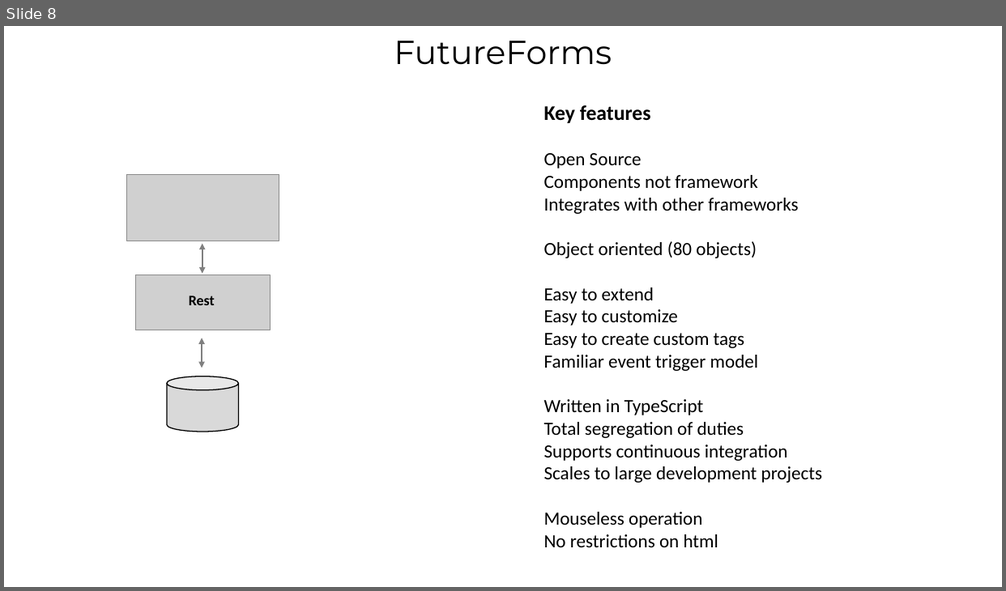
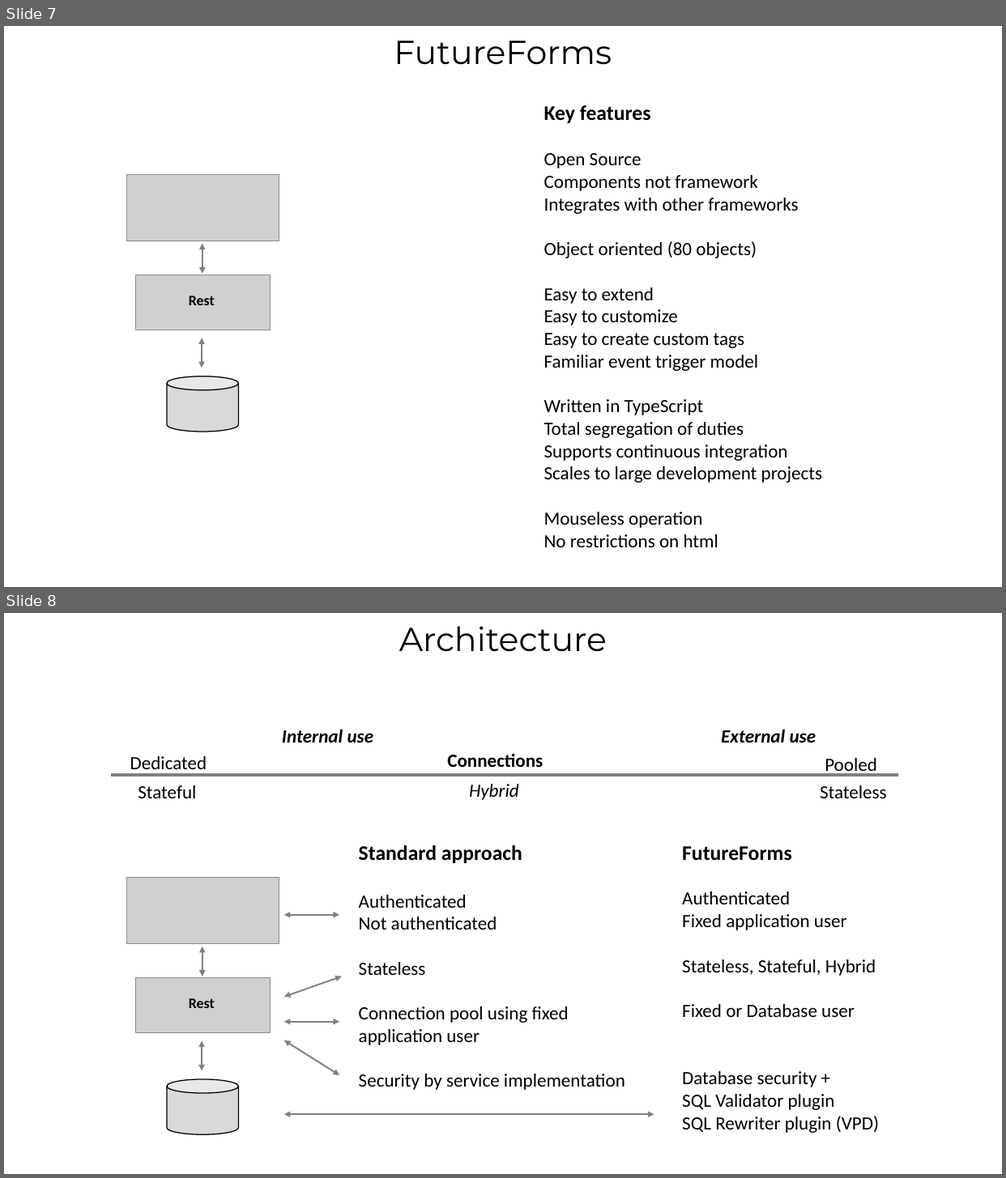
Before and after one commit to ahoeffner/forms42test, a slide deck: Trottinhg.pptx. Shown one above the other, each under a label of ours: slide 8 before the commit, slides 7 and 8 after it. The pictures are 1006x591 and 1006x1178 pixels, drawn with LibreOffice and Linux fonts; fonts in the diff are those of the drawing; grey boxes stand for pictures. Boxes give left, top, right and bottom in pixels: in the first picture for what was removed or moved away, otherwise in the second. Text is boxed around its words. In the diff, an @@ line names an element or a change of style, - is before the commit and + after.

```diff
--- a/Trottinhg.pptx
+++ b/Trottinhg.pptx
@@ slide 8 added at (4,613,1002,1174), background #FFFFFF @@
@@ title added at (399,626,607,652), 32 pt, text #000000 @@
+Architecture
@@ text added at (282,729,374,743), 18 pt, text #000000, bold, italic @@
+Internal use
@@ text added at (721,729,816,743), 18 pt, text #000000, bold, italic @@
+External use
@@ text added at (138,786,196,798), 18 pt, text #000000 @@
+Stateful
@@ group added at (111,753,898,800): 4 texts, 1 line @@
+Connections
+Pooled
+Dedicated
+Hybrid
@@ text added at (820,786,887,798), 18 pt, text #000000 @@
+Stateless
@@ text added at (682,846,879,1133), 18 pt, text #000000 @@
+FutureForms
+Authenticated
+Fixed application user
+Stateless, Stateful, Hybrid
+Fixed or Database user
+Database security +
+SQL Validator plugin
+SQL Rewriter plugin (VPD)
@@ group added at (127,878,279,1135): 2 pictures, 2 double arrows, 1 cylinder, 1 text @@
+Rest
@@ group added at (284,845,654,1114): 5 double arrows, 1 text @@
+Standard approach
+Authenticated
+Not authenticated
+Stateless
+Connection pool using fixed application user
+Security by service implementation
@@ what was slide 8 is now slide 7 @@
```
Also in this commit, not shown: 1 slide changed.
